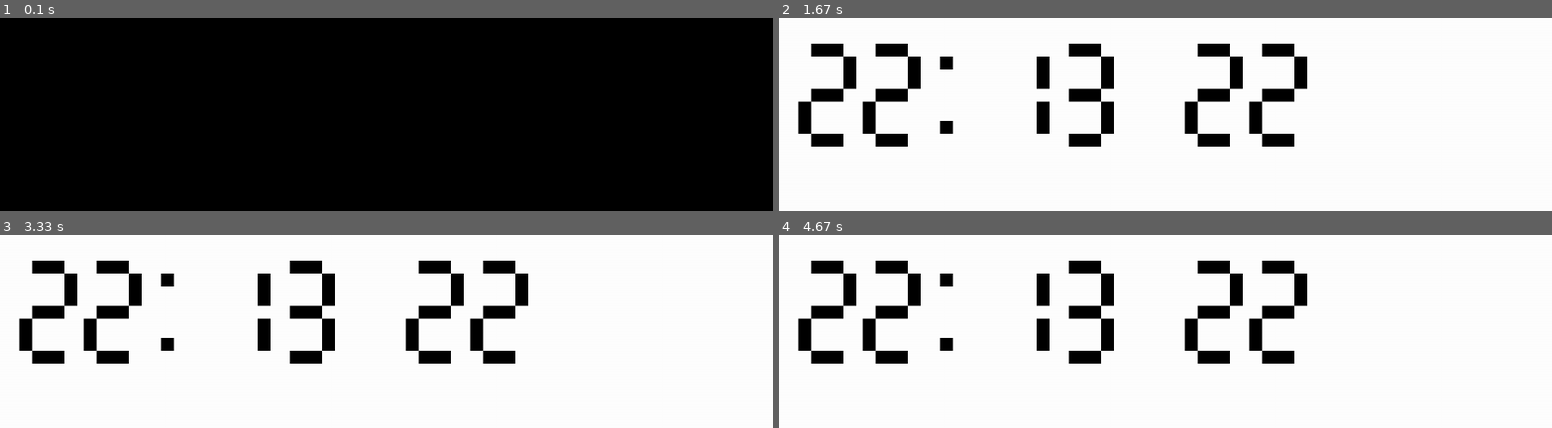
Above: before the commit, frames 1-4 (two rows, left to right).
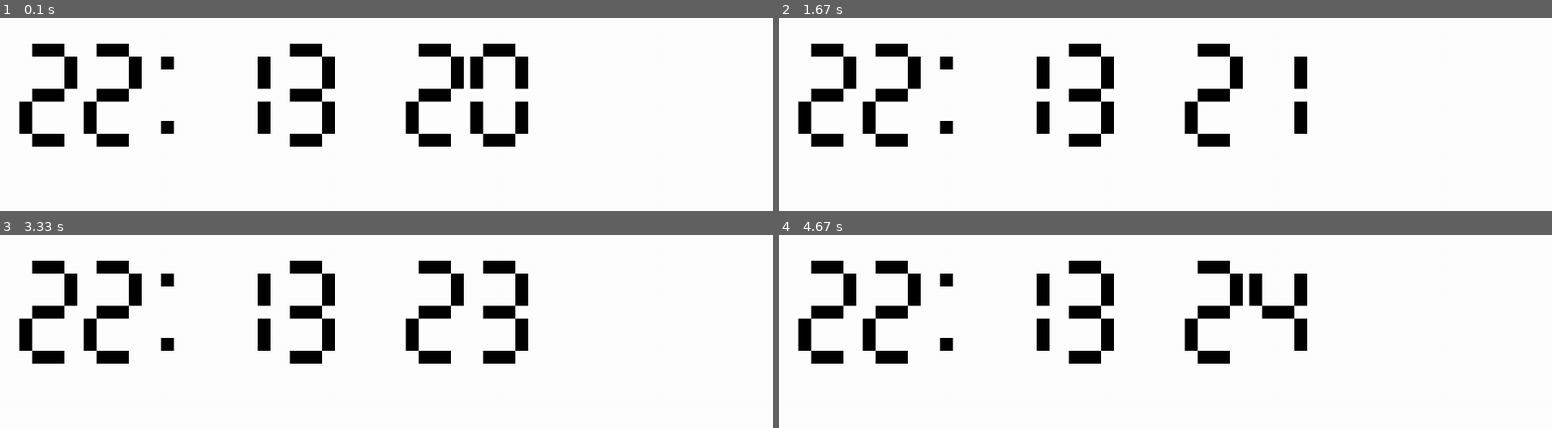
Above: after the commit, the same moments.

Repository: charliehuang09/minecraft
Game: pygame game, started from pygame_draw_digit.py
Same seed, same stepped clock (60 frames per second), same inputs: the game is played once before the commit and once after it.
Inputs:
- Up to frame 1 (0.1 s): no input
- Up to frame 2 (1.67 s): no input
- Up to frame 3 (3.33 s): no input
- Up to frame 4 (4.67 s): no input

The runs differ from the first frame. In frame 1, 92% of the frame differs, in the area x 0-100%, y 0-100%; in frame 2, 1.4%; in frame 3, 0.6%; in frame 4, 1.4%.

Commit message:
clock 1.0 complete

Diff:
--- a/pygame_draw_digit.py
+++ b/pygame_draw_digit.py
@@ -57,11 +57,8 @@
 done = False
 clock = pygame.time.Clock()
 
-while not done:
-
-    # This limits the while loop to a max of 10 times per second.
-    # Leave this out and we will use all CPU we can.
-    clock.tick(3)
+while True:
+    clock.tick(40)
 
     for event in pygame.event.get(): # User did something
         if event.type == pygame.QUIT: # If user clicked close
@@ -81,7 +78,7 @@
     spacing = 100
 
     curTime = datetime.datetime.now()
-    print (curTime)
+    # print (curTime)
     hour = curTime.hour
     min = curTime.minute
     min_ones_place = min % 10
@@ -107,17 +104,16 @@
     pygame.draw.rect(screen, BLACK, [startingX - barHeight + spacing + spacing + 20, startingY + 100 + barHeight, 20, 20]) # 6
     #draw minute first digit:
     drawDigit(startingX + spacing + spacing + spacing, startingY, min_tenths_place)
-
     #draw minute second digit:
     drawDigit(startingX + spacing + spacing + spacing + spacing, startingY, min_ones_place )
 
     drawDigit(startingX + spacing + spacing + spacing + spacing + spacing + spacing, startingY, sec_tenths_place)
 
-    drawDigit(startingX + spacing + spacing + spacing + spacing + spacing + spacing + spacing, startingY, sec_tenths_place)
+    drawDigit(startingX + spacing + spacing + spacing + spacing + spacing + spacing + spacing, startingY, sec_ones_place)
 
     pygame.display.flip()
 
-    time.sleep(0.5)
+    time.sleep(0.001)
 
 
 # Be IDLE friendly
--- a/samples/minecraft-clock.py
+++ b/samples/minecraft-clock.py
@@ -123,7 +123,10 @@
     if (lastTime.second != time.second):
         #clear hand
         drawSecondHand(mc, clockCentre, lastTime.second, block.AIR)
-        #new hand
+
+        while True:
+            nowTime = datetime.datetime.now()
+            updateTime(mc, clockCentre        #new hand
         drawSecondHand(mc, clockCentre, time.second, block.WOOD_PLANKS)
 
 if __name__ == "__main__":
@@ -143,10 +146,7 @@
 
     lastTime = datetime.datetime.now()
     drawClock(mc, clockCentre, radius, lastTime)
-    try:
-        while True:
-            nowTime = datetime.datetime.now()
-            updateTime(mc, clockCentre, lastTime, nowTime)
+    try:, lastTime, nowTime)
             lastTime = nowTime
             time.sleep(0.5)
     except KeyboardInterrupt:
